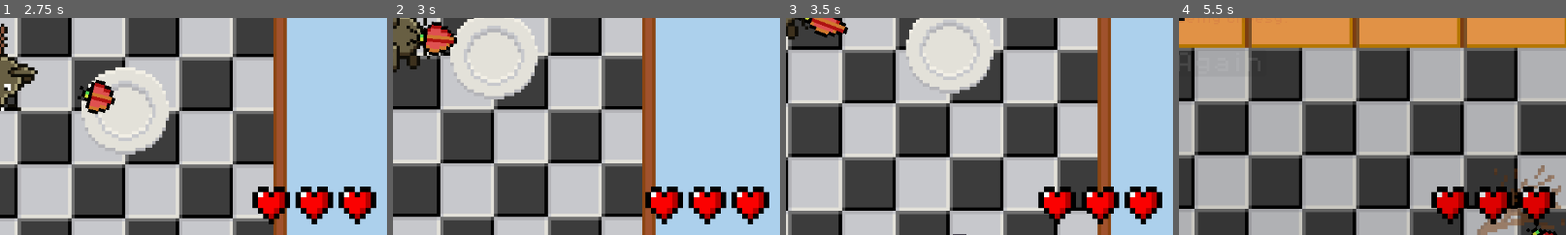
Above: before the commit, frames 1-4 (left to right).
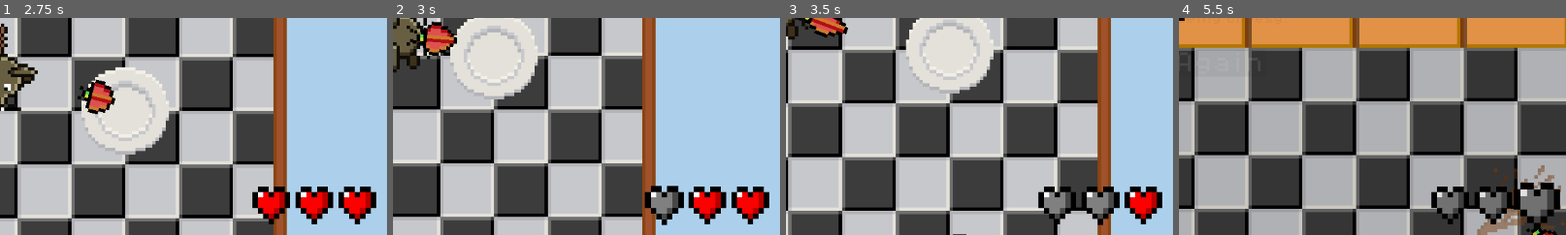
Above: after the commit, the same moments.

Repository: rasmussvala/TDDD23-Cheddar-Chase
Game: Godot game, scene res://scenes/menus/main_menu.tscn
Two runs of this game, one before a commit and one after it. Both use one fixed random seed, a clock stepped at 60 frames per second and the inputs below.
Inputs:
- Up to frame 1 (2.75 s): click "Start" at 0.5 s; hold Right (ui_right) 1.28-2.03 s; hold Down (ui_down) from 2.03 s (still down)
- Up to frame 2 (3 s): release Down (ui_down) at 2.78 s; hold Right (ui_right) from 2.78 s (still down)
- Up to frame 3 (3.5 s): keep holding Right (ui_right)
- Up to frame 4 (5.5 s): release Right (ui_right) at 3.53 s; hold Up (ui_up) 3.53-4.28 s; hold Left (ui_left) from 4.28 s (still down)
The pictures show only the part of the screen within x 50-100%, y 50-100%; the shares and areas given below are measured in that part.

Frame 1 is identical in both runs. In frame 2, 0.7% of the frame differs, in the area x 64-76%, y 77-96%; in frame 3, 1.3%; in frame 4, 2.7%, in the area x 66-99%, y 75-98%.
Error before the commit: Invalid assignment of property or key 'texture' with value of type 'CompressedTexture2D' on a base object of type 'null instance'. (res://scripts/hud.gd:21)

Commit message:
Fixed @onready import with hearts

Diff:
--- a/scenes/tools/hud.tscn
+++ b/scenes/tools/hud.tscn
@@ -20,7 +20,7 @@
 theme_override_font_sizes/font_size = 64
 text = "1/999 Cheese"
 
-[node name="Control" type="Control" parent="."]
+[node name="anchor_control" type="Control" parent="."]
 layout_mode = 3
 anchors_preset = 3
 anchor_left = 1.0
@@ -34,17 +34,17 @@
 grow_horizontal = 0
 grow_vertical = 0
 
-[node name="heart_1" type="Sprite2D" parent="Control"]
+[node name="heart_1" type="Sprite2D" parent="anchor_control"]
 position = Vector2(160, 288)
 scale = Vector2(8, 8)
 texture = ExtResource("3_424o5")
 
-[node name="heart_2" type="Sprite2D" parent="Control"]
+[node name="heart_2" type="Sprite2D" parent="anchor_control"]
 position = Vector2(224, 288)
 scale = Vector2(8, 8)
 texture = ExtResource("3_424o5")
 
-[node name="heart_3" type="Sprite2D" parent="Control"]
+[node name="heart_3" type="Sprite2D" parent="anchor_control"]
 position = Vector2(288, 288)
 scale = Vector2(8, 8)
 texture = ExtResource("3_424o5")
--- a/scripts/hud.gd
+++ b/scripts/hud.gd
@@ -1,9 +1,9 @@
 extends CanvasLayer
 
 @onready var score_label: Label = $score_label
-@onready var heart_1: Sprite2D = $heart_1
-@onready var heart_2: Sprite2D = $heart_2
-@onready var heart_3: Sprite2D = $heart_3
+@onready var heart_1: Sprite2D = $anchor_control/heart_1
+@onready var heart_2: Sprite2D = $anchor_control/heart_2
+@onready var heart_3: Sprite2D = $anchor_control/heart_3
 
 var heart_filled: Texture2D = preload("res://assets/heart/heart-filled.png")
 var heart_empty: Texture2D = preload("res://assets/heart/heart-empty.png")
--- a/scripts/menus/win_menu.gd
+++ b/scripts/menus/win_menu.gd
@@ -4,7 +4,7 @@
 @onready var return_button: Button = $window/return_button
 @onready var win_label: Label = $window/win_label
 
-@export var fade_in_time = 0.5
+@export var fade_in_time = 0.2
 
 func _ready() -> void:
 	var opacity = 0
